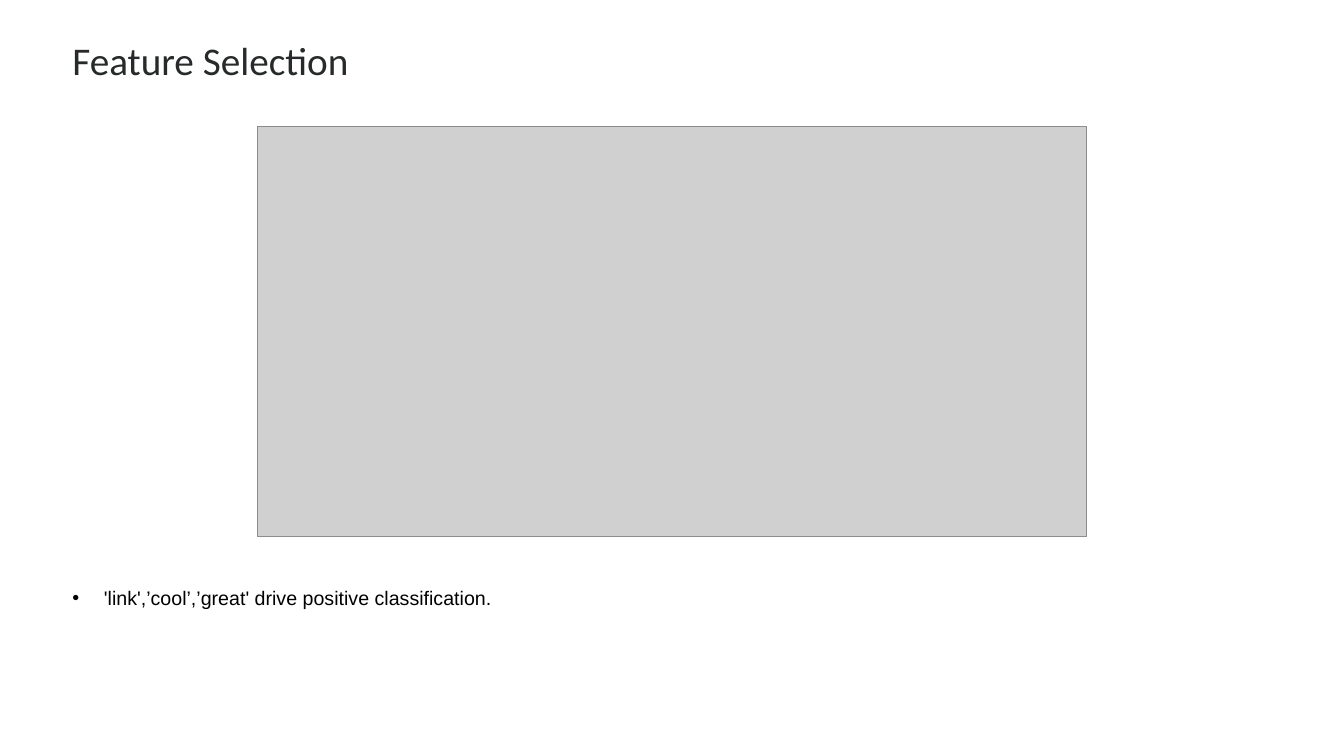
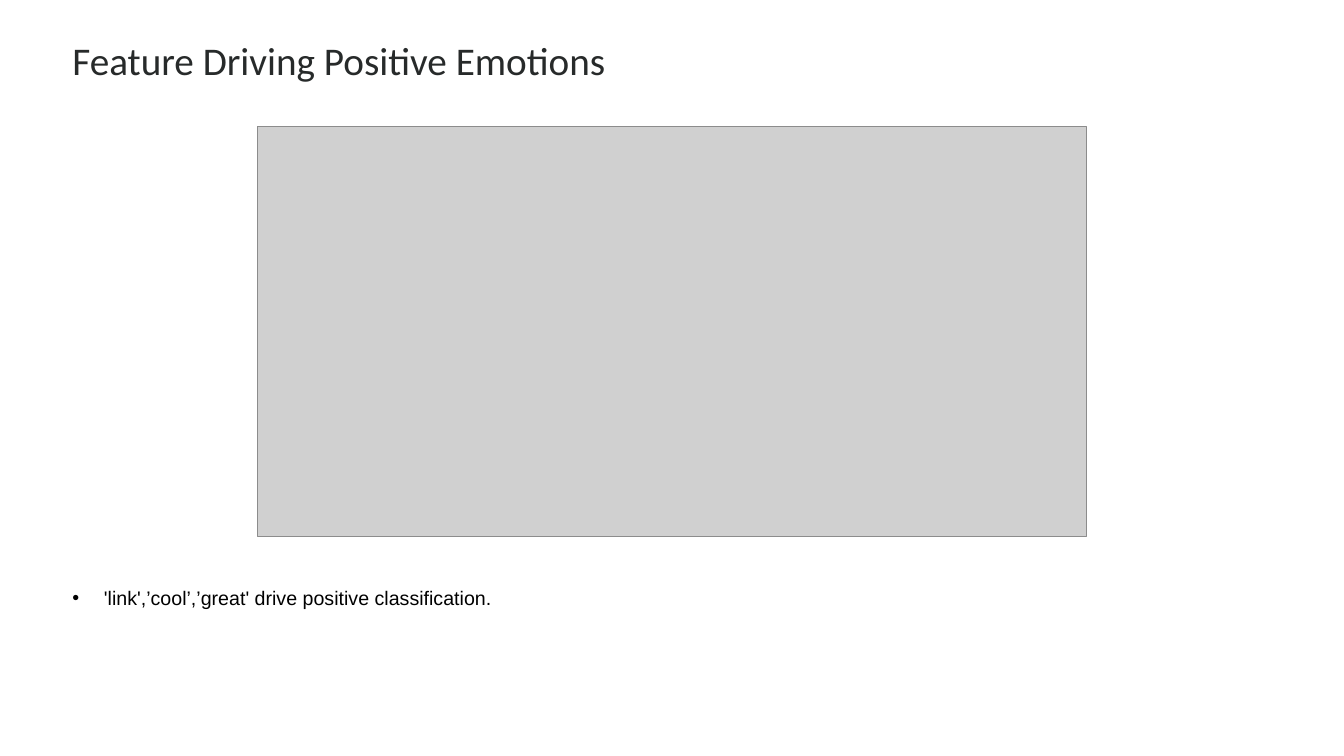
Before and after one commit to KaiFa254/Group_3_NLP_Project_Phase4, a slide deck: slide 12 of presentations/Sentiment_Analysis_of_Tweets_Directed_at_Appl_Google_Products.pptx. Drawn at 1344x756 pixels with LibreOffice and Linux fonts; fonts in the diff are those of the drawing; grey boxes stand for pictures; background and template pictures are left out. Boxes give left, top, right and bottom in pixels: in the first picture for what was removed or moved away, otherwise in the second. Text is boxed around its words. In the diff, an @@ line names an element or a change of style, - is before the commit and + after.

```diff
--- a/presentations/Sentiment_Analysis_of_Tweets_Directed_at_Appl_Google_Products.pptx
+++ b/presentations/Sentiment_Analysis_of_Tweets_Directed_at_Appl_Google_Products.pptx
@@ text at (x1=72, y1=48, x2=605, y2=82): text changed @@
-Feature Selection
+Feature Driving Positive Emotions
```
Also in this commit, not shown: 6 other slides changed, 3 slides added, 2 slides removed.
